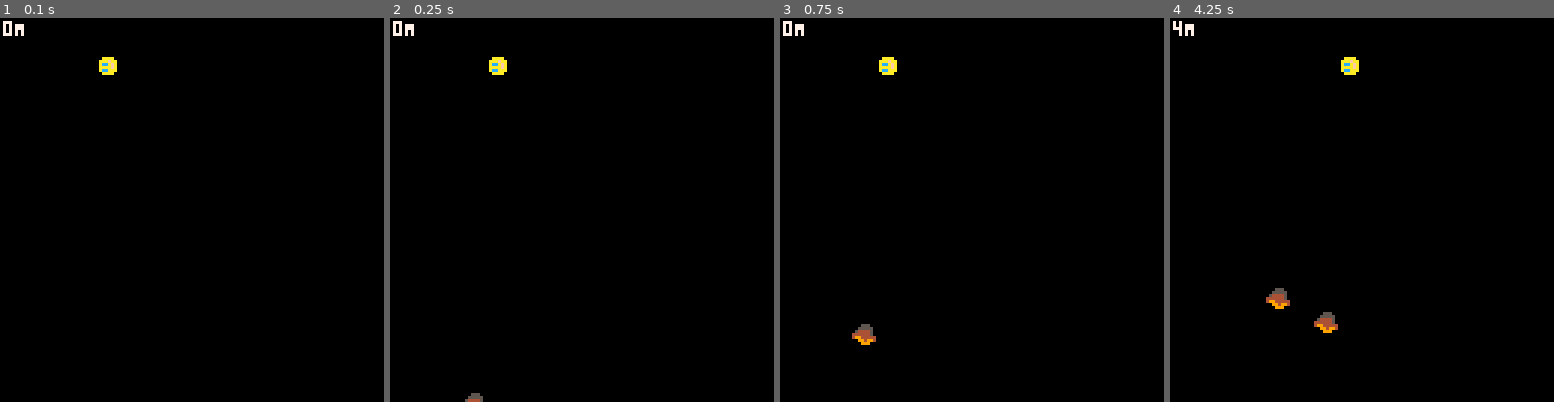
Above: before the commit, frames 1-4 (left to right).
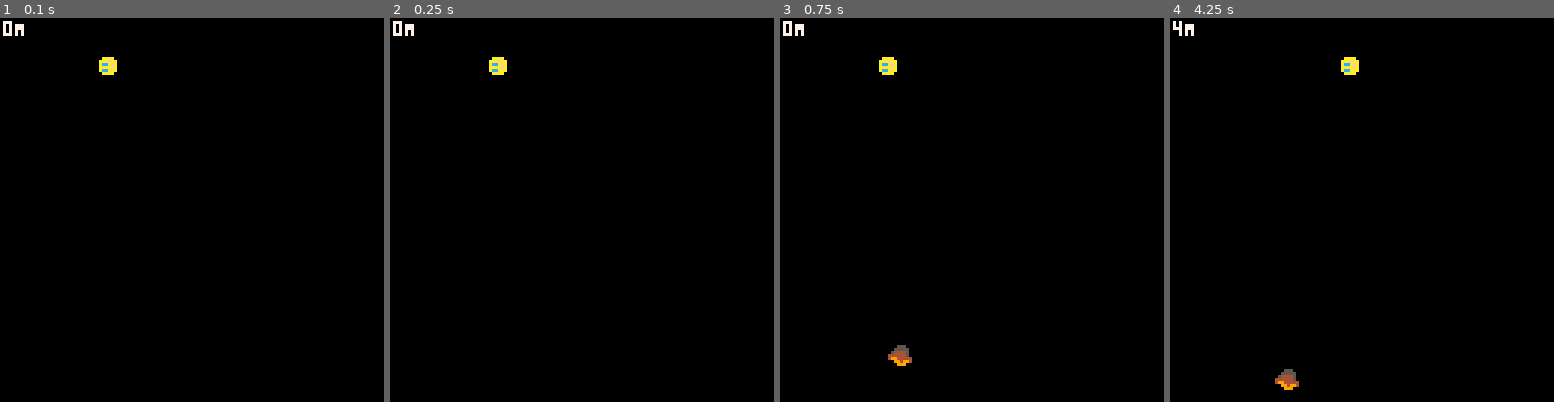
Above: after the commit, the same moments.

Repository: broquaint/pico8-carts
Game: PICO-8 cartridge eggjam16.p8
Same seed, same stepped clock (60 frames per second), same inputs: the game is played once before the commit and once after it.
Inputs:
- Up to frame 1 (0.1 s): no input
- Up to frame 2 (0.25 s): no input
- Up to frame 3 (0.75 s): tap X (X key) at 0.33 s; tap O (Z key) at 0.7 s
- Up to frame 4 (4.25 s): tap X (X key) at 1.07, 1.85, 2.97, 4.08 s; hold Right 1.6-2.1 s; tap O (Z key) every 0.4 s from 1.7 to 4.1 s; hold Up 2.15-2.42 s; hold Right 2.47-3.03 s; hold Left 3.08-3.58 s; hold Down 3.63-3.97 s; hold Right from 4.02 s (still down)

Frame 1 is identical in both runs. In frame 2, less than 0.1% of the frame differs, in the area x 19-25%, y 97-100%; in frame 3, 0.5%; in frame 4, 0.7%, in the area x 25-44%, y 70-97%.

Commit message:
Make rocks slightly more interesting

Diff:
--- a/eggjam16.p8
+++ b/eggjam16.p8
@@ -27,7 +27,7 @@
    end
 end
 
-rock_frequency = {1, 2, 3, 4}
+rock_frequency = {1, 2, 3, 3, 4, 4, 5, 5, 5, 5}
 
 function rand_tile_x()
    local x = randx(127)
@@ -51,20 +51,27 @@
       player.x = next_x > 0 and next_x or player.x
    end
 
-   if #obstacles == 0 then
+   if #obstacles == 0 and #rock_frequency > 0 then
       local rock_count = deli(rock_frequency, 1)
       for n = 1, rock_count do
+         local rock_x  = rand_tile_x(x)
+         local angle_x = rock_x < 65 and rnd() or -rnd()
          local rock = make_obj({
-               x = rand_tile_x(x),
-               y = 128 + 8 * n,
-               sprite = 16
+               x = rock_x,
+               y = 128 + (8 + n * 3) * n,
+               angle = angle_x,
+               sprite = 16,
+               speed = 1 + n/3
          })
+         dump_once(rock)
          add(obstacles, rock)
       end
    end
 
    for obstacle in all(obstacles) do
-      obstacle.y = obstacle.y - 1.5
+      obstacle.y = obstacle.y - obstacle.speed
+      -- debug('angle', obstacle.angle, ' adds ', next_x)
+      obstacle.x += obstacle.angle
    end
 
    for idx,obstacle in pairs(obstacles) do
